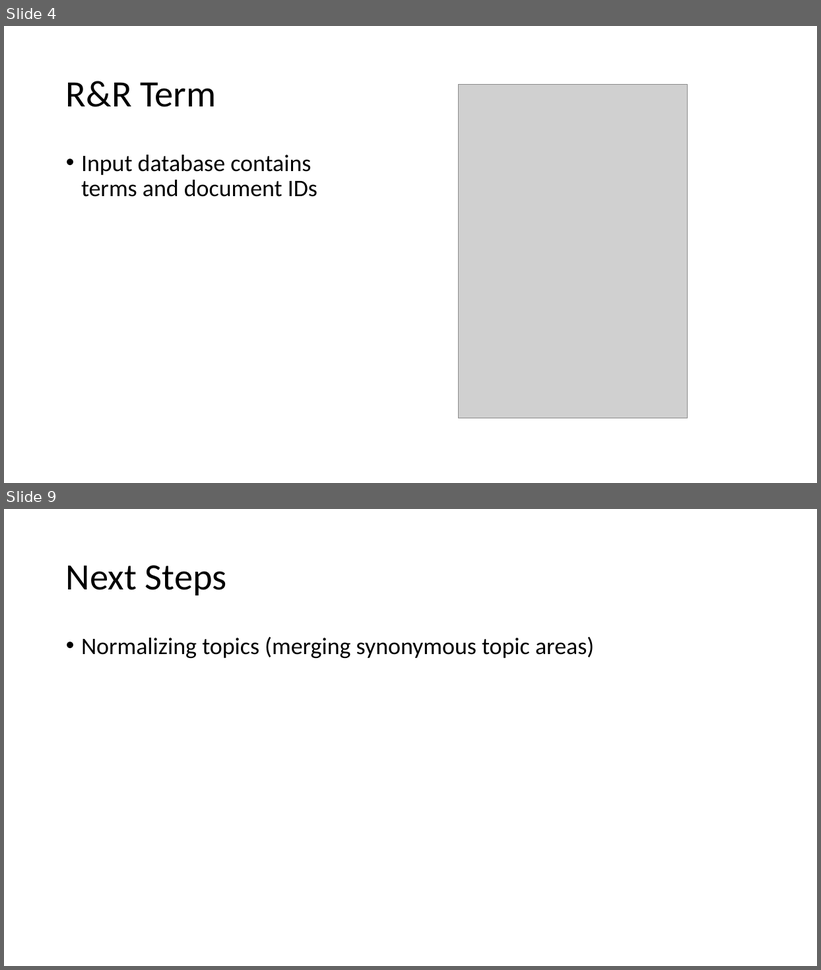
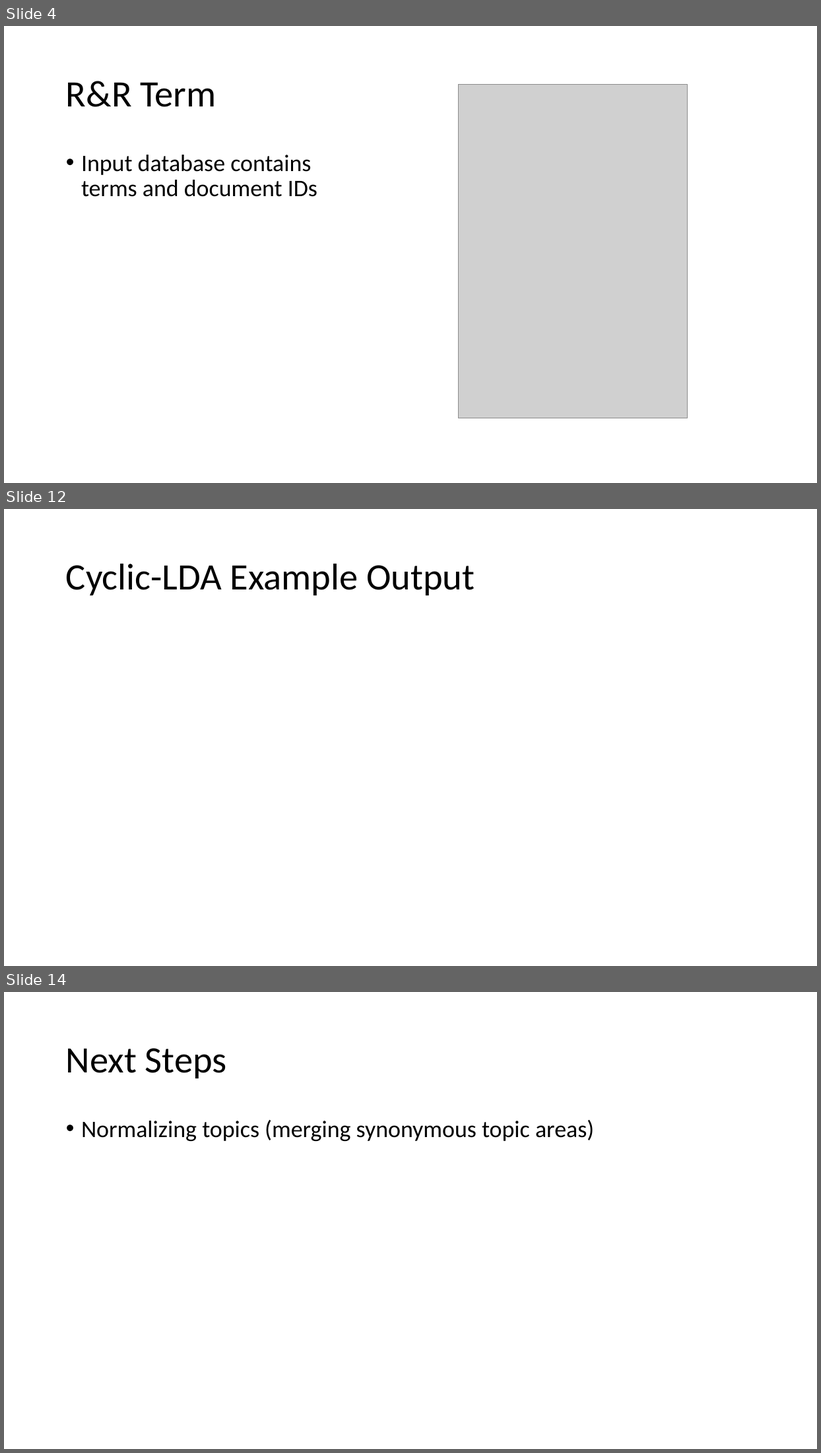
Before and after one commit to petezh/RR-NLP-Tools, a slide deck: topicmodeling/presentation/topicmodel_presentation.pptx. Shown one above the other, each under a label of ours: slides 4 and 9 before the commit, slides 4, 12 and 14 after it; the slides between them are not shown. The pictures are 821x970 and 821x1453 pixels, drawn with LibreOffice and Linux fonts; fonts in the diff are those of the drawing; grey boxes stand for pictures. Boxes give left, top, right and bottom in pixels: in the first picture for what was removed or moved away, otherwise in the second. Text is boxed around its words. In the diff, an @@ line names an element or a change of style, - is before the commit and + after.

```diff
--- a/topicmodeling/presentation/topicmodel_presentation.pptx
+++ b/topicmodeling/presentation/topicmodel_presentation.pptx
@@ slide 12 added at (x1=4, y1=509, x2=817, y2=966), background #FFFFFF @@
@@ title added at (x1=66, y1=563, x2=475, y2=595), 44 pt, text #000000 @@
+Cyclic-LDA Example Output
@@ what was slide 9 is now slide 14 @@
```
Also in this commit, not shown: 4 slides changed, 4 other slides added, 1 other file.
